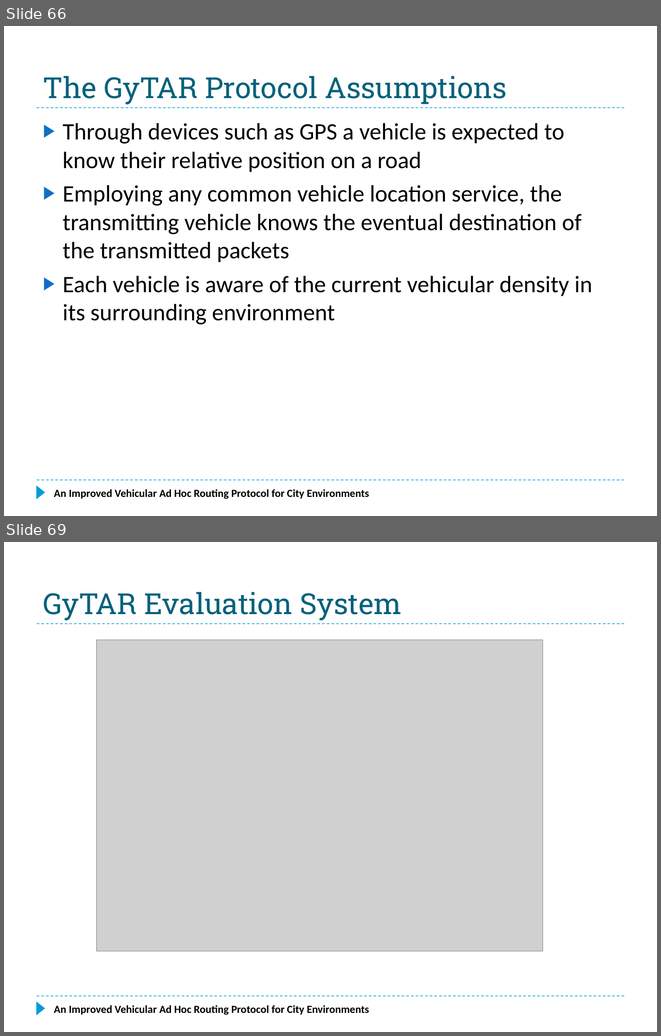
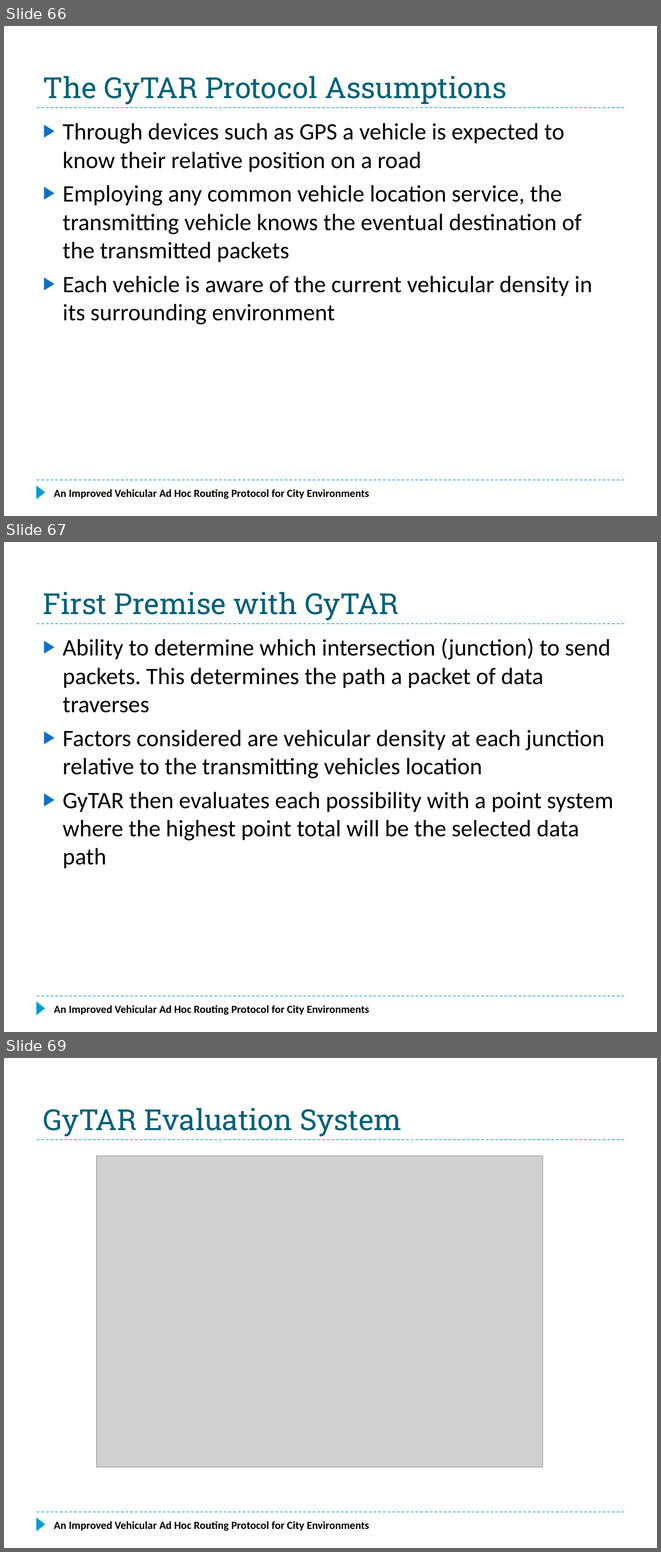
Before and after one commit to f33losopher/EEMaster_VANET, a slide deck: VANET_Felix.pptx. Shown one above the other, each under a label of ours: slides 66 and 69 before the commit, slides 66, 67 and 69 after it; the slides between them are not shown. The pictures are 661x1036 and 661x1552 pixels, drawn with LibreOffice and Linux fonts; fonts in the diff are those of the drawing; grey boxes stand for pictures. Boxes give left, top, right and bottom in pixels: in the first picture for what was removed or moved away, otherwise in the second. Text is boxed around its words. In the diff, an @@ line names an element or a change of style, - is before the commit and + after.

Commit message:
Update power point with simulations

```diff
--- a/VANET_Felix.pptx
+++ b/VANET_Felix.pptx
@@ slide 67 added at bbox=[4, 542, 657, 1032], background #FFFFFF; not listed: 3 template elements that a slide beside it also shows @@
@@ title added at bbox=[43, 592, 398, 620], 32 pt, text #04617B @@
+First Premise with GyTAR
@@ text added at bbox=[63, 638, 613, 868], 26 pt, text #000000 @@
+▶ Ability to determine which intersection (junction) to send packets. This determines the path a packet of data traverses
+▶ Factors considered are vehicular density at each junction relative to the transmitting vehicles location
+▶ GyTAR then evaluates each possibility with a point system where the highest point total will be the selected data path
@@ text added at bbox=[54, 1005, 369, 1015], 12 pt, text #000000, bold @@
+An Improved Vehicular Ad Hoc Routing Protocol for City Environments
```
Also in this commit, not shown: 2 slides changed, 2 other slides added, 1 other file.
